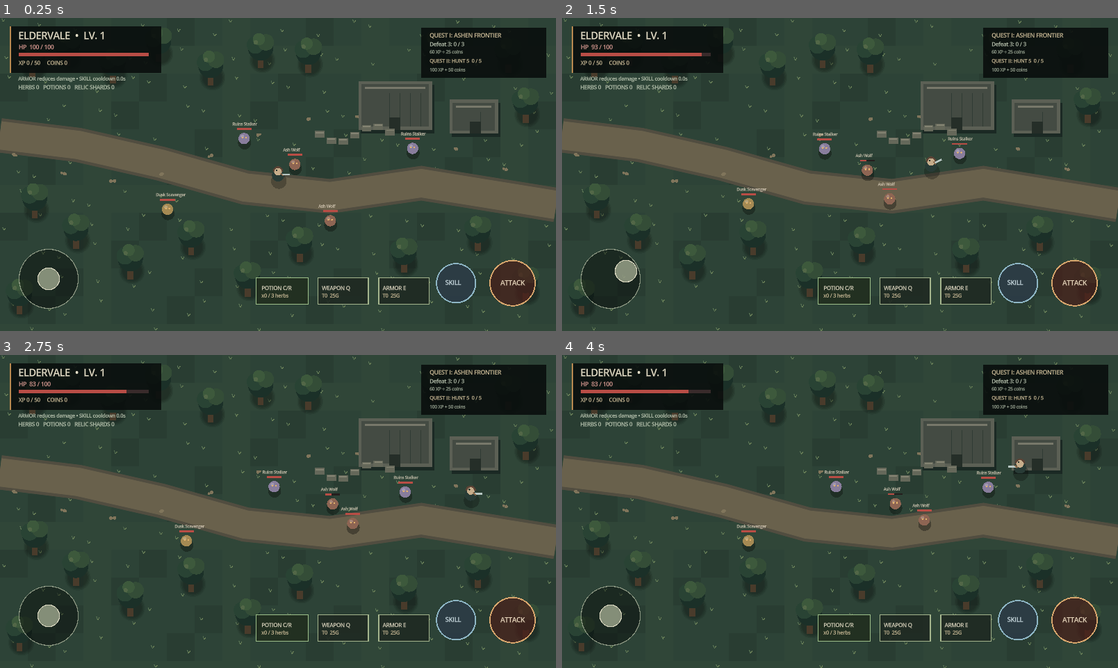
Above: before the commit, frames 1-4 (two rows, left to right).
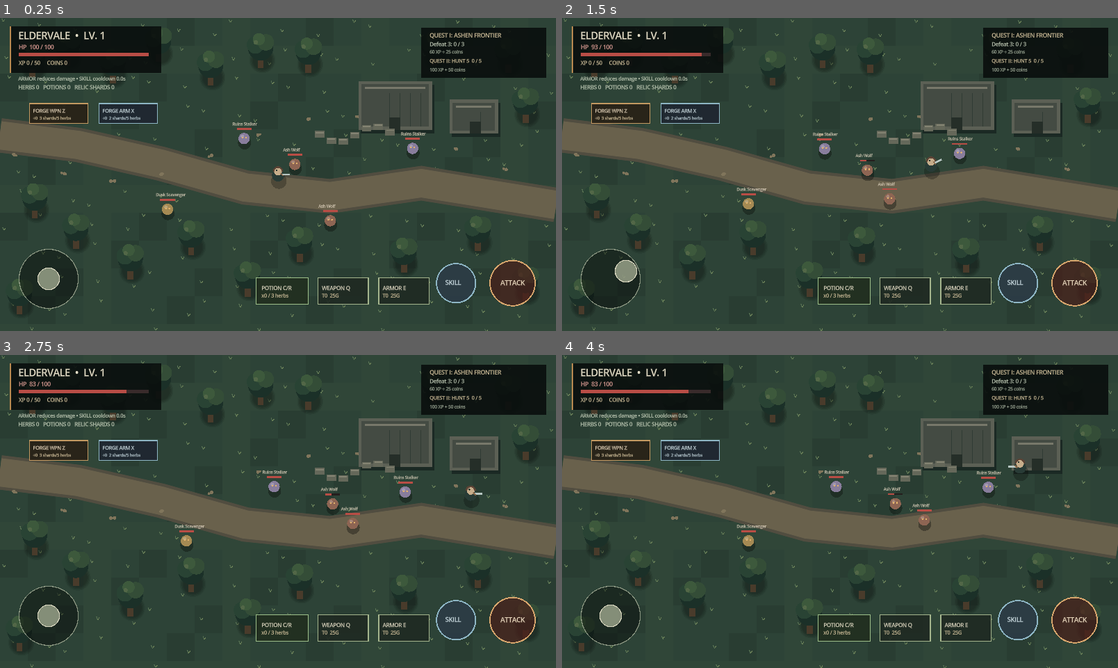
Above: after the commit, the same moments.

Repository: filesgloom-png/ELDERVALE
Game: Godot game, scene res://scenes/main.tscn
Two runs of this game, one before a commit and one after it. Both use one fixed random seed, a clock stepped at 60 frames per second and the inputs below.
Inputs (mouse positions are in pixels of both pictures, inside the frame that each line leads up to):
- Up to frame 1 (0.25 s): no input
- Up to frame 2 (1.5 s): tap Enter (ui_accept) at 0.5, 0.77 s; move the mouse to (962, 158) at 0.52 s; hold Right (ui_right) 0.53-1.25 s; tap Z at 0.6 s; click (962, 158) at 0.67 s; tap X at 0.8 s; drag from (728, 190) to (812, 237) at 1.27 s
- Up to frame 3 (2.75 s): move the mouse to (333, 442) at 2.02 s; hold Right (ui_right) from 2.03 s (still down); tap Z at 2.1 s; tap X at 2.3 s
- Up to frame 4 (4 s): release Right (ui_right) at 2.75 s; drag from (812, 574) to (673, 464) at 2.77 s; move the mouse to (1006, 558) at 3.52 s; hold Left (ui_left) from 3.53 s (still down); tap Q at 3.6 s; tap Enter (ui_accept) at 3.77 s; tap X at 3.8 s

The runs differ from the first frame. In frame 1, 1.2% of the frame differs, in the area x 5-29%, y 27-34%; in frame 2, 1.2%; in frame 3, 1.2%; in frame 4, 1.2%.

Commit message:
feat: add material-based equipment forging

Diff:
--- a/scripts/main.gd
+++ b/scripts/main.gd
@@ -25,6 +25,8 @@
 var herbs := 0
 var potions := 0
 var relic_shards := 0
+var weapon_enchant := 0
+var armor_enchant := 0
 var quest_reward_claimed := false
 var second_quest_reward_claimed := false
 var mobs: Array[Dictionary] = []
@@ -63,6 +65,10 @@
 			_craft_potion()
 		elif event.keycode == KEY_R:
 			_use_potion()
+		elif event.keycode == KEY_Z:
+			_craft_weapon_enchant()
+		elif event.keycode == KEY_X:
+			_craft_armor_enchant()
 	if event is InputEventScreenTouch:
 		if event.pressed and event.position.x < WORLD_SIZE.x * 0.48 and event.position.y > WORLD_SIZE.y * 0.48:
 			joystick_active = true
@@ -91,6 +97,10 @@
 			_use_potion()
 		else:
 			_craft_potion()
+	elif screen_position.distance_to(_forge_weapon_button_center()) <= 55.0:
+		_craft_weapon_enchant()
+	elif screen_position.distance_to(_forge_armor_button_center()) <= 55.0:
+		_craft_armor_enchant()
 
 func _attack_button_center() -> Vector2:
 	return Vector2(WORLD_SIZE.x - 100.0, WORLD_SIZE.y - 110.0)
@@ -106,6 +116,12 @@
 
 func _potion_button_center() -> Vector2:
 	return Vector2(650.0, WORLD_SIZE.y - 92.0)
+
+func _forge_weapon_button_center() -> Vector2:
+	return Vector2(135.0, 220.0)
+
+func _forge_armor_button_center() -> Vector2:
+	return Vector2(295.0, 220.0)
 
 func _spawn_initial_mobs() -> void:
 	mobs = [
@@ -135,7 +151,7 @@
 			mob_pos += to_player.normalized() * float(mob["speed"]) * delta
 			mob["pos"] = mob_pos
 		elif to_player.length() <= 34.0 and mob_attack_cooldown <= 0.0:
-			player_hp -= maxi(1, int(mob["damage"]) - armor_tier * 2)
+			player_hp -= maxi(1, int(mob["damage"]) - armor_tier * 2 - armor_enchant * 2)
 			mob_attack_cooldown = 1.0
 			if player_hp <= 0:
 				player_hp = player_max_hp
@@ -159,7 +175,7 @@
 	if target_index == -1:
 		return
 	var target: Dictionary = mobs[target_index]
-	target["hp"] = int(target["hp"]) - (20 + weapon_tier * 8)
+	target["hp"] = int(target["hp"]) - (20 + weapon_tier * 8 + weapon_enchant * 4)
 	if int(target["hp"]) <= 0:
 		_defeat_mob(target)
 	_save_progress()
@@ -174,7 +190,7 @@
 		if not mob["alive"]:
 			continue
 		if player_position.distance_to(mob["pos"]) <= 150.0:
-			mob["hp"] = int(mob["hp"]) - (35 + weapon_tier * 5)
+			mob["hp"] = int(mob["hp"]) - (35 + weapon_tier * 5 + weapon_enchant * 3)
 			hit_any = true
 			if int(mob["hp"]) <= 0:
 				_defeat_mob(mob)
@@ -229,6 +245,24 @@
 	]
 	return spawn_positions[index % spawn_positions.size()]
 
+func _craft_weapon_enchant() -> void:
+	if weapon_enchant >= 3 or relic_shards < 3 or herbs < 5:
+		return
+	relic_shards -= 3
+	herbs -= 5
+	weapon_enchant += 1
+	_save_progress()
+	queue_redraw()
+
+func _craft_armor_enchant() -> void:
+	if armor_enchant >= 3 or relic_shards < 2 or herbs < 5:
+		return
+	relic_shards -= 2
+	herbs -= 5
+	armor_enchant += 1
+	_save_progress()
+	queue_redraw()
+
 func _craft_potion() -> void:
 	if herbs < 3:
 		return
@@ -272,6 +306,8 @@
 		"herbs": herbs,
 		"potions": potions,
 		"relic_shards": relic_shards,
+		"weapon_enchant": weapon_enchant,
+		"armor_enchant": armor_enchant,
 		"player_hp": player_hp,
 		"player_max_hp": player_max_hp
 	}
@@ -299,6 +335,8 @@
 	herbs = maxi(0, int(parsed.get("herbs", 0)))
 	potions = maxi(0, int(parsed.get("potions", 0)))
 	relic_shards = maxi(0, int(parsed.get("relic_shards", 0)))
+	weapon_enchant = clampi(int(parsed.get("weapon_enchant", 0)), 0, 3)
+	armor_enchant = clampi(int(parsed.get("armor_enchant", 0)), 0, 3)
 	player_max_hp = maxi(100, int(parsed.get("player_max_hp", 100)))
 	player_hp = clampi(int(parsed.get("player_hp", player_max_hp)), 1, player_max_hp)
 
@@ -459,6 +497,16 @@
 	draw_string(ThemeDB.fallback_font, attack_center + Vector2(-28, 5), "ATTACK", HORIZONTAL_ALIGNMENT_LEFT, 80, 15, Color("#f0dfc4"))
 	draw_string(ThemeDB.fallback_font, Vector2(42, 144), "ARMOR reduces damage • SKILL cooldown %.1fs" % skill_cooldown, HORIZONTAL_ALIGNMENT_LEFT, -1, 11, Color("#c5cfba"))
 	draw_string(ThemeDB.fallback_font, Vector2(42, 164), "HERBS %d   POTIONS %d   RELIC SHARDS %d" % [herbs, potions, relic_shards], HORIZONTAL_ALIGNMENT_LEFT, -1, 12, Color("#c5cfba"))
+	var forge_weapon_center := _forge_weapon_button_center()
+	draw_rect(Rect2(forge_weapon_center - Vector2(67, 23), Vector2(134, 46)), Color(0.16, 0.13, 0.09, 0.92))
+	draw_rect(Rect2(forge_weapon_center - Vector2(67, 23), Vector2(134, 46)), Color("#c49a62"), false, 2.0)
+	draw_string(ThemeDB.fallback_font, forge_weapon_center + Vector2(-59, -2), "FORGE WPN Z", HORIZONTAL_ALIGNMENT_LEFT, 120, 11, Color("#f0dfc4"))
+	draw_string(ThemeDB.fallback_font, forge_weapon_center + Vector2(-59, 14), "+%d  3 shards/5 herbs" % weapon_enchant, HORIZONTAL_ALIGNMENT_LEFT, 125, 9, Color("#d7c59f"))
+	var forge_armor_center := _forge_armor_button_center()
+	draw_rect(Rect2(forge_armor_center - Vector2(67, 23), Vector2(134, 46)), Color(0.12, 0.15, 0.19, 0.92))
+	draw_rect(Rect2(forge_armor_center - Vector2(67, 23), Vector2(134, 46)), Color("#8eb6c5"), false, 2.0)
+	draw_string(ThemeDB.fallback_font, forge_armor_center + Vector2(-59, -2), "FORGE ARM X", HORIZONTAL_ALIGNMENT_LEFT, 120, 11, Color("#d7e8ed"))
+	draw_string(ThemeDB.fallback_font, forge_armor_center + Vector2(-59, 14), "+%d  2 shards/5 herbs" % armor_enchant, HORIZONTAL_ALIGNMENT_LEFT, 125, 9, Color("#c5d8df"))
 	var potion_center := _potion_button_center()
 	draw_rect(Rect2(potion_center - Vector2(60, 30), Vector2(120, 60)), Color(0.13, 0.18, 0.12, 0.9))
 	draw_rect(Rect2(potion_center - Vector2(60, 30), Vector2(120, 60)), Color("#9fc18b"), false, 2.0)
